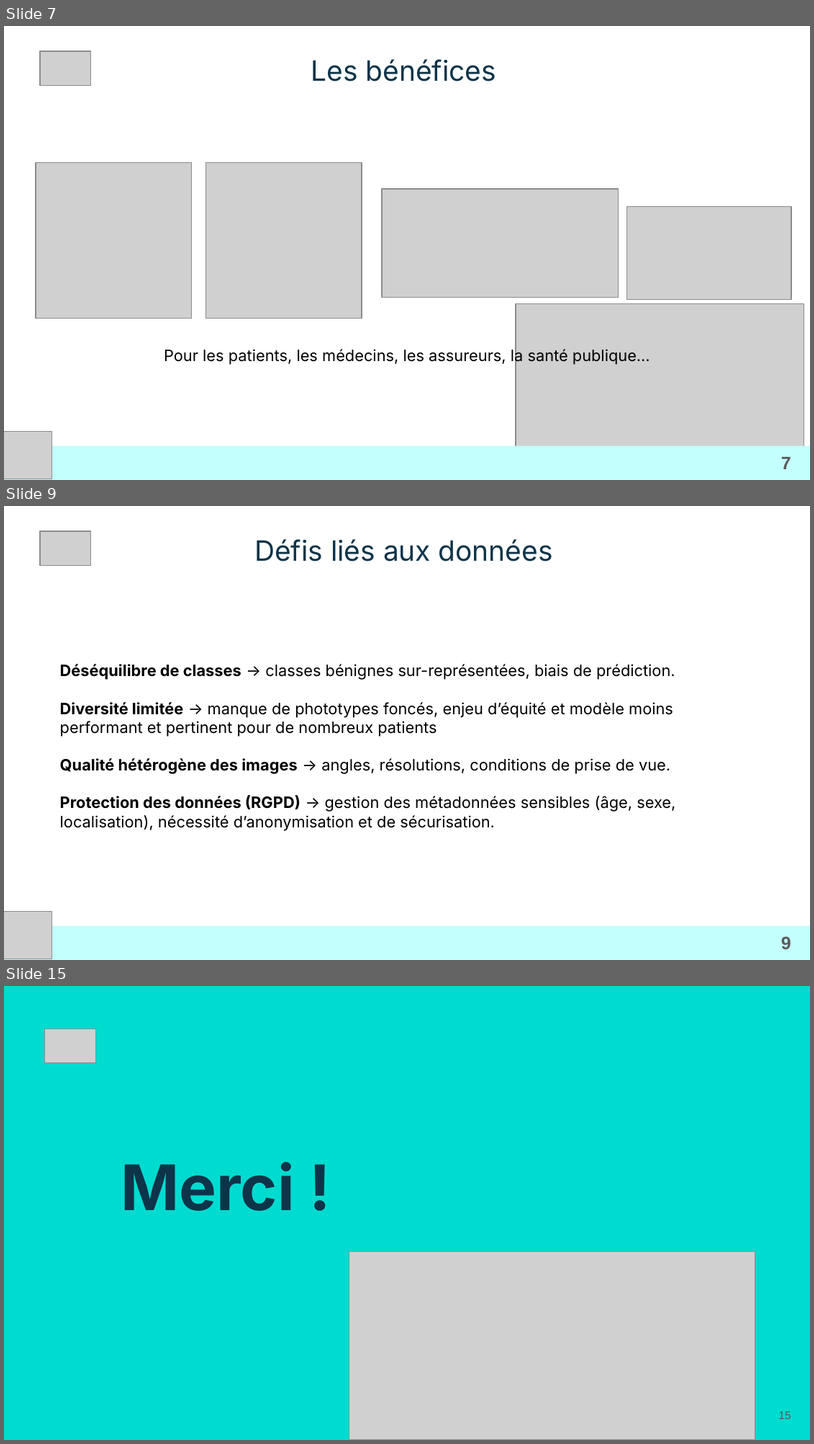
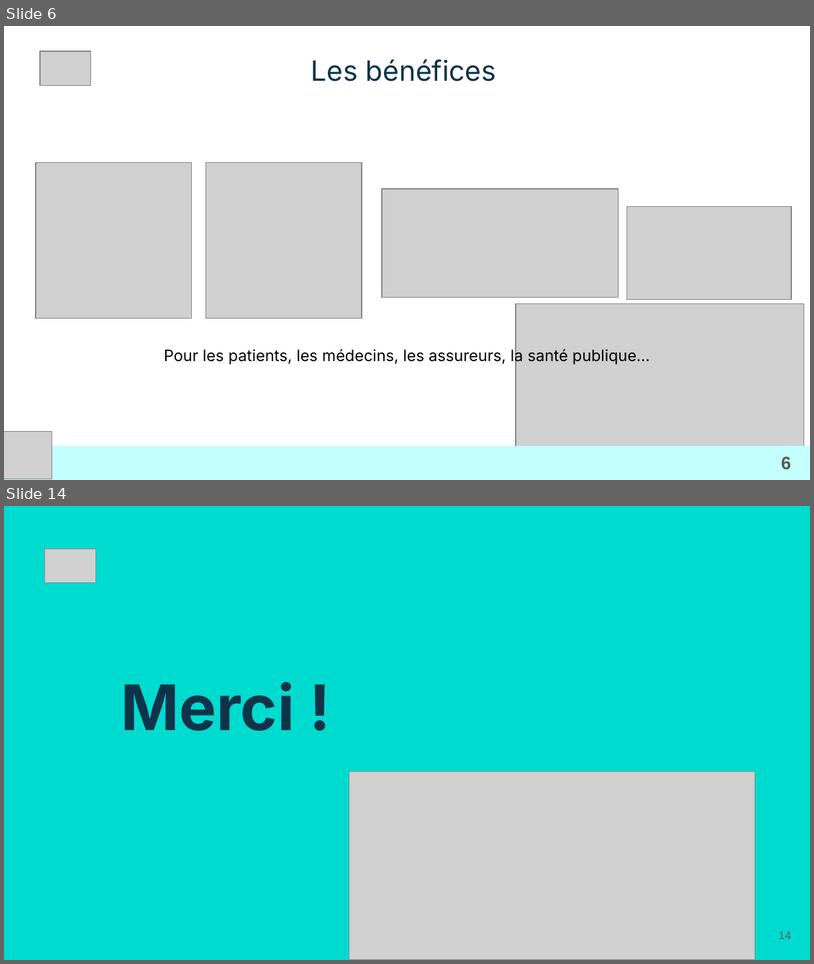
Before and after one commit to LoicV17/LoicValentini_Jedha_Certifications, a slide deck: CDSD_Concepteur_Developpeur_Sciences_Donnees/Presentations_certification/ppt_versions/Bloc6_CDSD_Loic_Valentini.pptx. Shown one above the other, each under a label of ours: slides 7, 9 and 15 before the commit, slides 6 and 14 after it; the slides between them are not shown. The pictures are 814x1444 and 814x964 pixels, drawn with LibreOffice and Linux fonts; fonts in the diff are those of the drawing; grey boxes stand for pictures; background and template pictures are left out. Boxes give left, top, right and bottom in pixels: in the first picture for what was removed or moved away, otherwise in the second. Text is boxed around its words. In the diff, an @@ line names an element or a change of style, - is before the commit and + after.

```diff
--- a/CDSD_Concepteur_Developpeur_Sciences_Donnees/Presentations_certification/ppt_versions/Bloc6_CDSD_Loic_Valentini.pptx
+++ b/CDSD_Concepteur_Developpeur_Sciences_Donnees/Presentations_certification/ppt_versions/Bloc6_CDSD_Loic_Valentini.pptx
@@ slide 9 removed at (4,506,810,960), background picture (left out) @@
@@ picture removed at (40,531,91,565) @@
@@ title removed at (255,539,553,561) @@
-Défis liés aux données
@@ text removed at (60,664,676,831) @@
-Déséquilibre de classes → classes bénignes sur-représentées, biais de prédiction.
-Diversité limitée → manque de phototypes foncés, enjeu d’équité et modèle moins performant et pertinent pour de nombreux patients
-Qualité hétérogène des images → angles, résolutions, conditions de prise de vue.
-Protection des données (RGPD) → gestion des métadonnées sensibles (âge, sexe, localisation), nécessité d’anonymisation et de sécurisation.
@@ picture removed at (4,911,52,958) @@
@@ rectangle removed at (5,925,810,959) @@
@@ page number removed at (782,936,792,949) @@
-9
@@ what was slide 7 is now slide 6 @@
@@ page number at (782,456,792,469): text changed @@
-7
+6
@@ what was slide 15 is now slide 14 @@
@@ page number at (779,931,791,939): text changed @@
-15
+14
```
Also in this commit, not shown: 2 slides changed, 6 slides added, 6 other slides removed, 16 other files.
